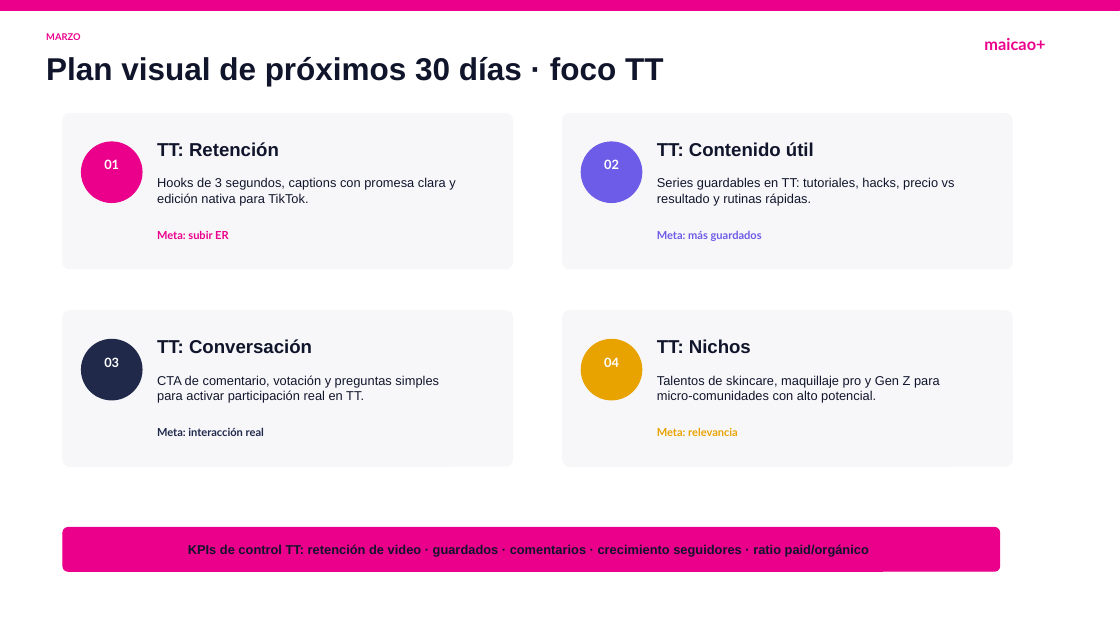
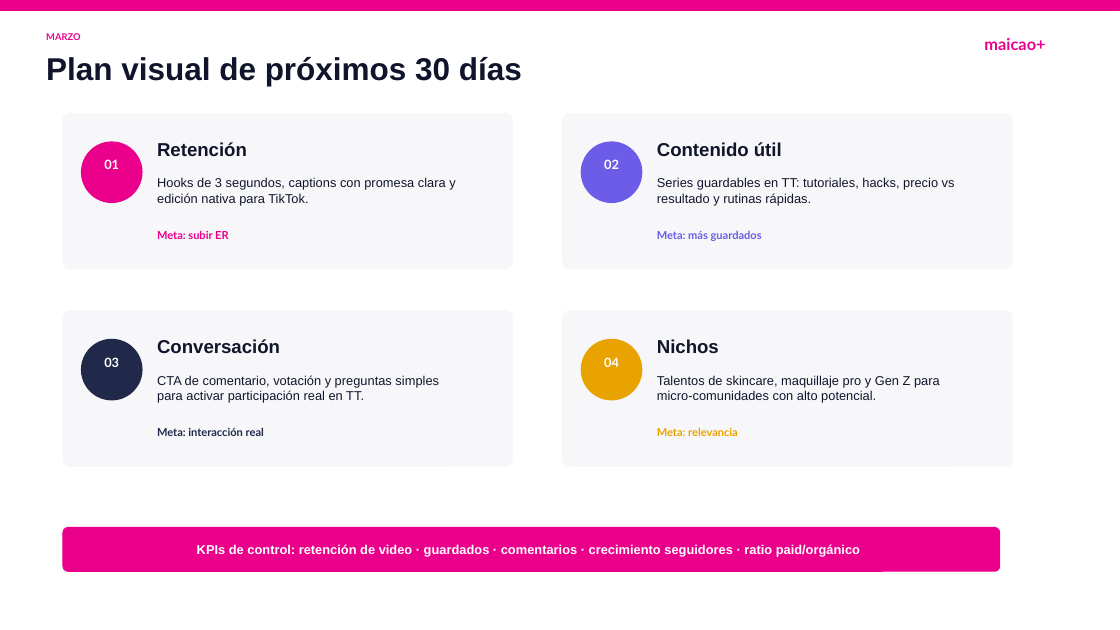
Before and after one commit to joseblancove/maicao-reporting-webapp, a slide deck: slide 12 of template/Maicao_Template_Visual_v02.pptx. Drawn at 1120x630 pixels with LibreOffice and Linux fonts; fonts in the diff are those of the drawing. Boxes give left, top, right and bottom in pixels: in the first picture for what was removed or moved away, otherwise in the second. Text is boxed around its words. In the diff, an @@ line names an element or a change of style, - is before the commit and + after.

```diff
--- a/template/Maicao_Template_Visual_v02.pptx
+++ b/template/Maicao_Template_Visual_v02.pptx
@@ text at <box>46,57,522,86</box>: text changed @@
-Plan visual de próximos 30 días · foco TT
+Plan visual de próximos 30 días
@@ text at <box>157,142,247,156</box>: text changed @@
-TT: Retención
+Retención
@@ text at <box>657,142,782,156</box>: text changed @@
-TT: Contenido útil
+Contenido útil
@@ text at <box>157,339,280,353</box>: text changed @@
-TT: Conversación
+Conversación
@@ text at <box>657,339,719,353</box>: text changed @@
-TT: Nichos
+Nichos
@@ text at <box>197,544,860,557</box>: text changed; text colour #10152B to #FFFFFF @@
-KPIs de control TT: retención de video · guardados · comentarios · crecimiento seguidores · ratio paid/orgánico
+KPIs de control: retención de video · guardados · comentarios · crecimiento seguidores · ratio paid/orgánico
```
Also in this commit, not shown: 9 other slides changed, 1 slide added, 1 slide removed, 4 other files.
